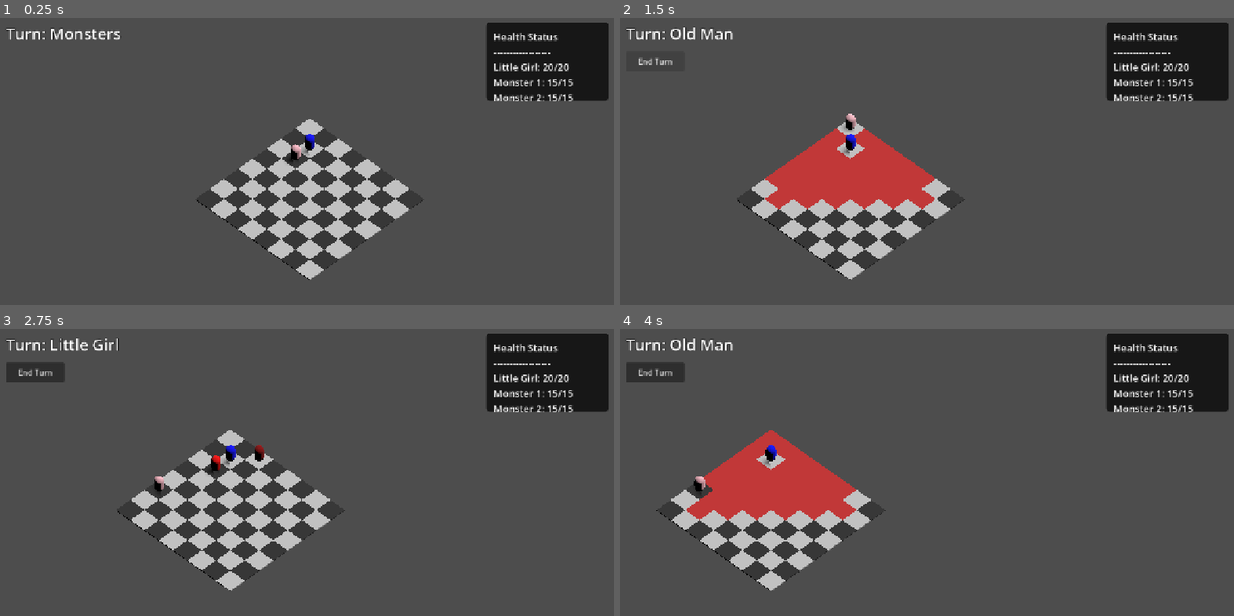
Above: before the commit, frames 1-4 (two rows, left to right).
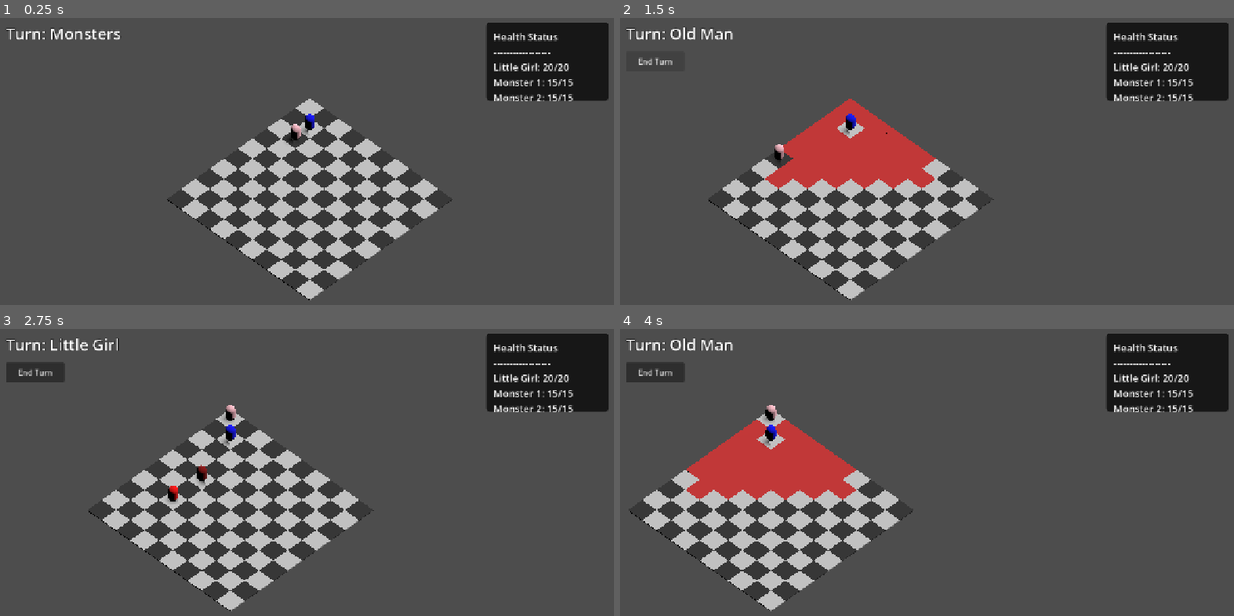
Above: after the commit, the same moments.

Repository: Absion/Invis-Monster-Chess-Game
Game: Godot game, scene res://scenes/combat_test.tscn
The game is run twice, just before and just after one commit, with the same random seed, the same clock (stepped at 60 frames per second) and the same inputs.
Inputs (mouse positions are in pixels of both pictures, inside the frame that each line leads up to):
- Up to frame 1 (0.25 s): no input
- Up to frame 2 (1.5 s): tap Enter at 0.5 s; move the mouse to (1068, 170) at 0.52 s; hold D 0.53-1.25 s; click (1068, 170) at 0.67 s; click "End Turn" at 1.25 s
- Up to frame 3 (2.75 s): tap Space at 2 s; drag from (184, 518) to (276, 570) at 2.02 s
- Up to frame 4 (4 s): tap Enter at 2.75 s; move the mouse to (994, 423) at 2.77 s; hold D 2.78-3.5 s; drag from (896, 570) to (742, 446) at 3.52 s

The runs differ from the first frame. In frame 1, 3.5% of the frame differs, in the area x 27-74%, y 28-99%; in frame 2, 6.1%; in frame 3, 3.7%; in frame 4, 6.4%, in the area x 1-48%, y 26-99%.

Commit message:
Fatal bug fix around girl getting caught fixed

Diff:
--- a/actors/monsters/monster.tres
+++ b/actors/monsters/monster.tres
@@ -1,4 +1,4 @@
-[gd_resource type="Resource" script_class="ActorData" format=3]
+[gd_resource type="Resource" script_class="ActorData" format=3 uid="uid://dmcjkvuq6o3df"]
 
 [ext_resource type="Script" uid="uid://cir5uuibgimxx" path="res://actors/actor_data.gd" id="1_xxx"]
 
--- a/actors/playerActors/girl.tres
+++ b/actors/playerActors/girl.tres
@@ -1,4 +1,4 @@
-[gd_resource type="Resource" script_class="ActorData" format=3]
+[gd_resource type="Resource" script_class="ActorData" format=3 uid="uid://bu8uexh6r2en7"]
 
 [ext_resource type="Script" uid="uid://cir5uuibgimxx" path="res://actors/actor_data.gd" id="1_xxx"]
 
--- a/camera/gimbal_camera.gd
+++ b/camera/gimbal_camera.gd
@@ -37,8 +37,8 @@
 		pan_acceleration_curve.add_point(Vector2(0.5, 1.0)) # Reach max speed at 0.5 seconds
 
 	_setup_camera_hierarchy()
-	# Center the camera on the 8x8 grid (which spans 0 to 14, so center is 7.0)
-	global_position = Vector3(7.0, 0.0, 7.0)
+	# Center the camera on the 10x10 grid (which spans 0 to 18, so center is 9.0)
+	global_position = Vector3(9.0, 0.0, 9.0)
 
 ## Programmatically creates the Inner Gimbal and Orthogonal Camera
 ## to prevent the need for manual scene tree setup.
--- a/combat/girl_ai_controller.gd
+++ b/combat/girl_ai_controller.gd
@@ -4,6 +4,7 @@
 var grid_manager: GridManager
 var turn_manager: TurnManager
 
+## Injects necessary services and connects to the TurnManager.
 func setup(grid: GridManager, turn: TurnManager) -> void:
 	grid_manager = grid
 	turn_manager = turn
--- a/combat/grid_manager.gd
+++ b/combat/grid_manager.gd
@@ -7,8 +7,8 @@
 ## tracks actors on the grid, and calculates movement using [AStarGrid2D].
 
 ## The total number of columns on the grid (X-axis).
-const GRID_SIZE_X: int = 8
-const GRID_SIZE_Z: int = 8
+const GRID_SIZE_X: int = 10
+const GRID_SIZE_Z: int = 10
 ## The physical size in Godot world units of a single grid cell.
 const CELL_SIZE: float = 2.0
 
--- a/combat/turn_manager.gd
+++ b/combat/turn_manager.gd
@@ -33,6 +33,9 @@
 
 ## Ends the active phase and cycles to the next one in the order.
 func end_turn() -> void:
+	if process_mode == Node.PROCESS_MODE_DISABLED:
+		return
+
 	print("Turn ended: ", get_phase_name(current_phase))
 
 	# Cycle the enum state
--- a/context/combat_context.gd
+++ b/context/combat_context.gd
@@ -284,6 +284,9 @@
 			fallback_attempts += 1
 		grid_manager.place_actor(monster2, pos2.x, pos2.y)
 
+## Calculates a random, unoccupied grid coordinate that is at least `min_dist`
+## Manhattan distance away from the specified `girl_x` and `girl_z` coordinates.
+## Returns a default corner coordinate if no valid spots are available.
 func _get_random_spawn(girl_x: int, girl_z: int, min_dist: int) -> Vector2i:
 	var valid_positions: Array[Vector2i] = []
 	for x in range(GridManager.GRID_SIZE_X):
@@ -349,6 +352,8 @@
 	if active_actor and active_actor != actor and active_actor.get_actor_name() == "Old Man":
 		grid_manager.highlight_attack_range(active_actor)
 
+## Stops all turns, blocks player input, and displays the Game Over / You Win
+## UI overlay before automatically reloading the scene after a short delay.
 func _end_game(is_win: bool) -> void:
 	is_acting = true # Block player input
 	turn_manager.process_mode = Node.PROCESS_MODE_DISABLED # Pause turns
--- a/context/context.gd
+++ b/context/context.gd
@@ -11,6 +11,7 @@
 ## Array to hold all managed services by this context.
 var services: Array[Node] = []
 
+## Called when the node enters the scene tree for the first time.
 func _ready() -> void:
 	build_services()
 	bind_services()
--- a/context/global_context.gd
+++ b/context/global_context.gd
@@ -11,15 +11,18 @@
 var current_level: int = 1
 var music_volume: float = 1.0
 
+## Instantiates Global Services and adds them as children to this Context.
 func build_services() -> void:
 	# E.g., register_service(SaveManager.new())
 	# register_service(AudioManager.new())
 	pass
 
+## Injects dependencies into the built Global Services.
 func bind_services() -> void:
 	# Inject dependencies between global services if needed
 	pass
 
+## Initializes the Global Services now that dependencies are resolved.
 func setup() -> void:
 	# Initialize global logic
 	pass
--- a/scenes/combat_test.tscn
+++ b/scenes/combat_test.tscn
@@ -1,20 +1,20 @@
-[gd_scene format=3]
+[gd_scene format=3 uid="uid://crlsa7qtvnuui"]
 
 [ext_resource type="Script" uid="uid://bq7g46dn1owps" path="res://context/combat_context.gd" id="1_combat"]
 [ext_resource type="Script" uid="uid://c3dxob7alx0dt" path="res://camera/gimbal_camera.gd" id="2_camera"]
 [ext_resource type="Resource" path="res://actors/playerActors/old_man.tres" id="3_oldman"]
-[ext_resource type="Resource" path="res://actors/playerActors/girl.tres" id="4_girl"]
-[ext_resource type="Resource" path="res://actors/monsters/monster.tres" id="5_monster"]
+[ext_resource type="Resource" uid="uid://bu8uexh6r2en7" path="res://actors/playerActors/girl.tres" id="4_girl"]
+[ext_resource type="Resource" uid="uid://dmcjkvuq6o3df" path="res://actors/monsters/monster.tres" id="5_monster"]
 
-[node name="CombatContext" type="Node3D"]
+[node name="CombatContext" type="Node3D" unique_id=1861534326]
 script = ExtResource("1_combat")
 old_man_data = ExtResource("3_oldman")
 girl_data = ExtResource("4_girl")
 monster_data = ExtResource("5_monster")
 
-[node name="GimbalCamera" type="Node3D" parent="."]
+[node name="GimbalCamera" type="Node3D" parent="." unique_id=684898772]
 script = ExtResource("2_camera")
 
-[node name="DirectionalLight3D" type="DirectionalLight3D" parent="."]
+[node name="DirectionalLight3D" type="DirectionalLight3D" parent="." unique_id=1863589352]
 transform = Transform3D(-0.866025, -0.433013, 0.25, 0, 0.5, 0.866025, -0.5, 0.75, -0.433013, 0, 10, 0)
 shadow_enabled = true
--- a/scenes/combat_ui.gd
+++ b/scenes/combat_ui.gd
@@ -14,9 +14,11 @@
 var turn_manager: TurnManager
 var grid_manager: GridManager
 
+## Called when the node enters the scene tree for the first time.
 func _ready() -> void:
 	_setup_ui()
 
+## Sets up the UI layout and elements programmatically.
 func _setup_ui() -> void:
 	# Add Turn Label
 	turn_label.text = "Turn: Unknown"
@@ -53,11 +55,13 @@
 	hp_label.add_theme_color_override("font_color", Color.WHITE)
 	hp_panel.add_child(hp_label)
 
+## Injects the TurnManager and GridManager into the UI, connecting signals.
 func setup(turn_mgr: TurnManager, grid: GridManager) -> void:
 	turn_manager = turn_mgr
 	grid_manager = grid
 	turn_manager.turn_started.connect(_on_turn_started)
 
+## Called every frame to update the health status display dynamically.
 func _process(delta: float) -> void:
 	if not grid_manager: return
 
@@ -78,6 +82,7 @@
 		"Monster 1: " + m1_hp + "\n" + \
 		"Monster 2: " + m2_hp
 
+## Callback triggered when the TurnManager changes phases. Updates the turn label.
 func _on_turn_started(phase: TurnManager.TurnPhase) -> void:
 	turn_label.text = "Turn: " + turn_manager.get_phase_name(phase)
 
@@ -86,6 +91,7 @@
 	else:
 		end_turn_button.show()
 
+## Callback triggered when the 'End Turn' button is clicked.
 func _on_end_turn_pressed() -> void:
 	if turn_manager.current_phase != TurnManager.TurnPhase.MONSTERS:
 		turn_manager.end_turn()
Not shown, added: export_presets.cfg
Not shown, added: Invis Monster Chess Game.console.exe
Not shown, added: Invis Monster Chess Game.exe
